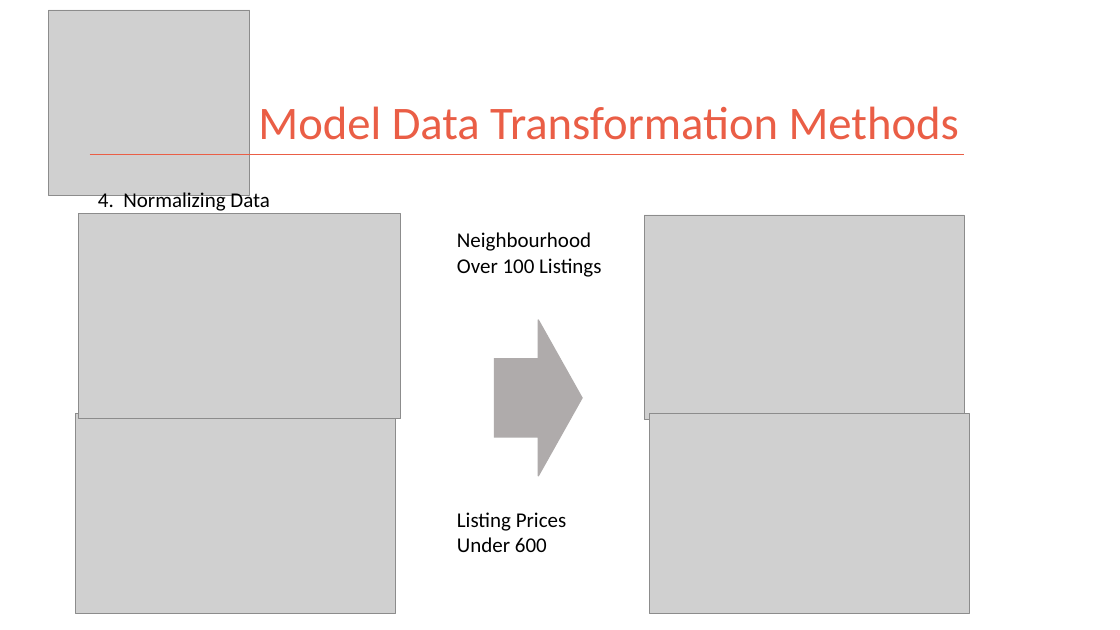
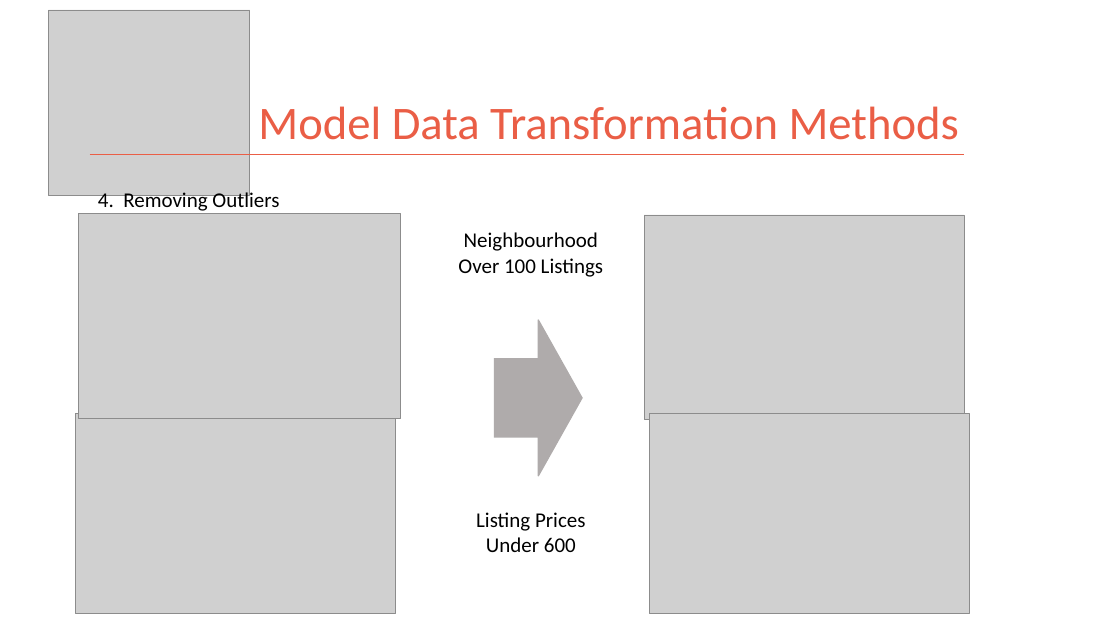
Before and after one commit to kman4/AirbnbPredictions, a slide deck: slide 5 of Airbnb Price Predictions (Model).pptx. Drawn at 1120x630 pixels with LibreOffice and Linux fonts; fonts in the diff are those of the drawing; grey boxes stand for pictures. Boxes give left, top, right and bottom in pixels: in the first picture for what was removed or moved away, otherwise in the second. Text is boxed around its words. In the diff, an @@ line names an element or a change of style, - is before the commit and + after.

Commit message:
update powerpoint

```diff
--- a/Airbnb Price Predictions (Model).pptx
+++ b/Airbnb Price Predictions (Model).pptx
@@ text at (98,190,279,214): text changed @@
-4. Normalizing Data
+4. Removing Outliers
@@ text "Neighbourhood Over 100 Listings" at (458,232,603,277): alignment left to centre @@
@@ text "Listing Prices Under 600" at (476,512,585,552): alignment left to centre @@
```
Also in this commit, not shown: 3 slides added, 1 slide removed, 1 other file.
